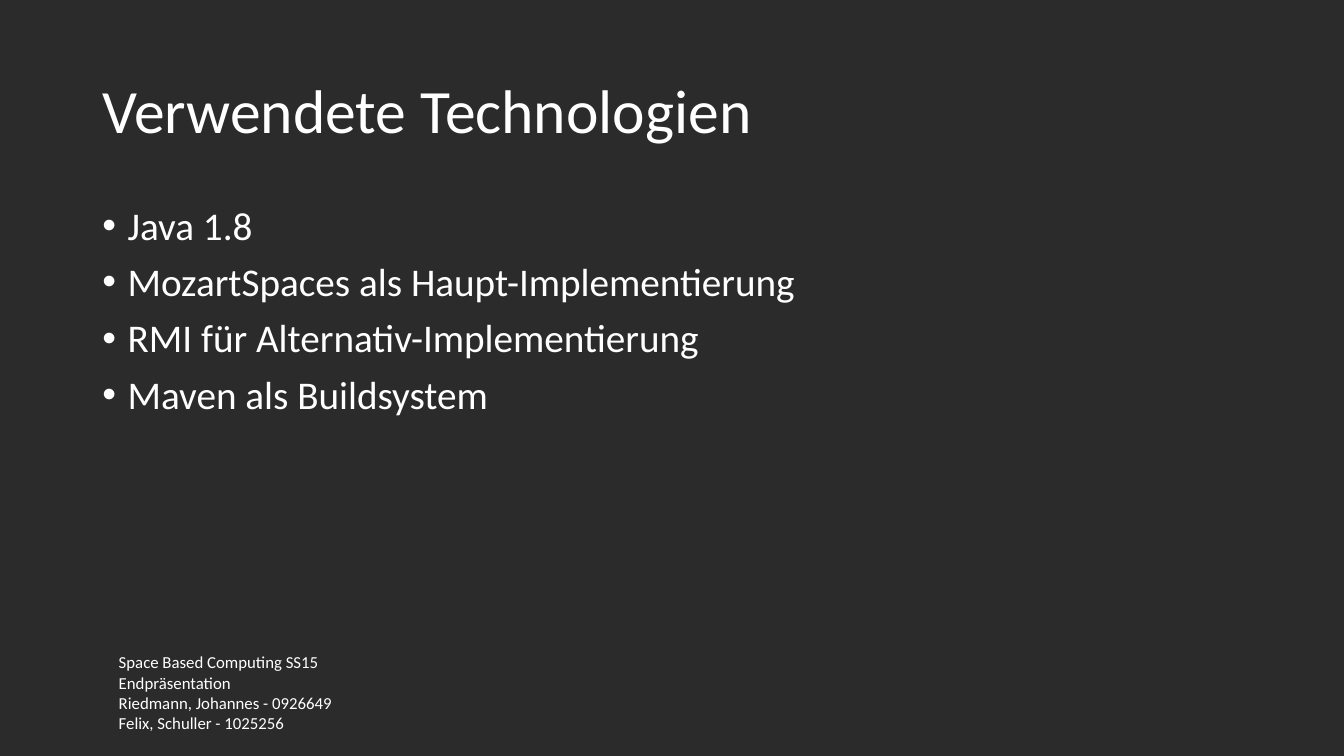
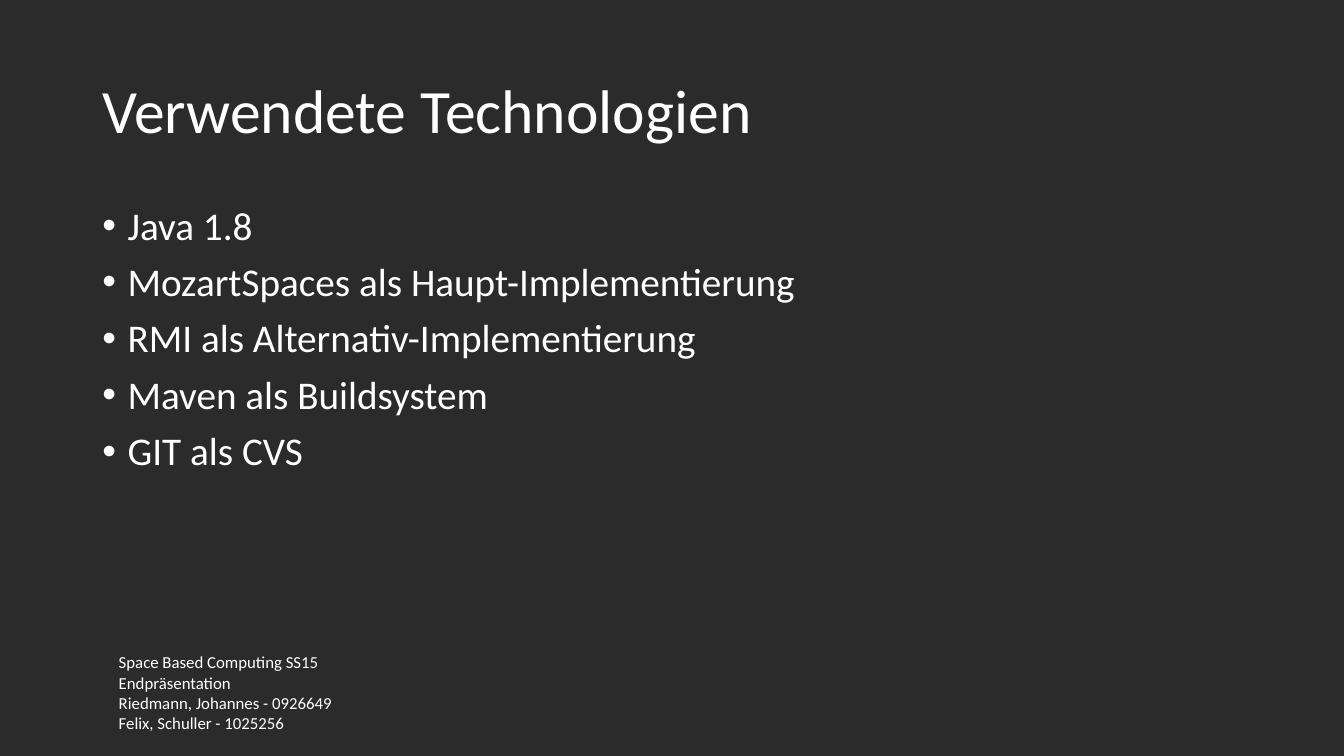
Before and after one commit to fexman/SpaceBasedSS15GsiLuetNit, a slide deck: slide 3 of presentation/presentation.pptx. Drawn at 1344x756 pixels with LibreOffice and Linux fonts; fonts in the diff are those of the drawing; background and template pictures are left out; a plain dark background stands for a picture behind light text. Boxes give left, top, right and bottom in pixels: in the first picture for what was removed or moved away, otherwise in the second. Text is boxed around its words. In the diff, an @@ line names an element or a change of style, - is before the commit and + after.

Commit message:
Kleine Änderung an Präsi

```diff
--- a/presentation/presentation.pptx
+++ b/presentation/presentation.pptx
@@ text at (x1=128, y1=324, x2=696, y2=359): text changed @@
-• RMI für Alternativ-Implementierung
+• RMI als Alternativ-Implementierung
@@ text at (x1=128, y1=437, x2=303, y2=466): paragraph added @@
+• GIT als CVS
```
